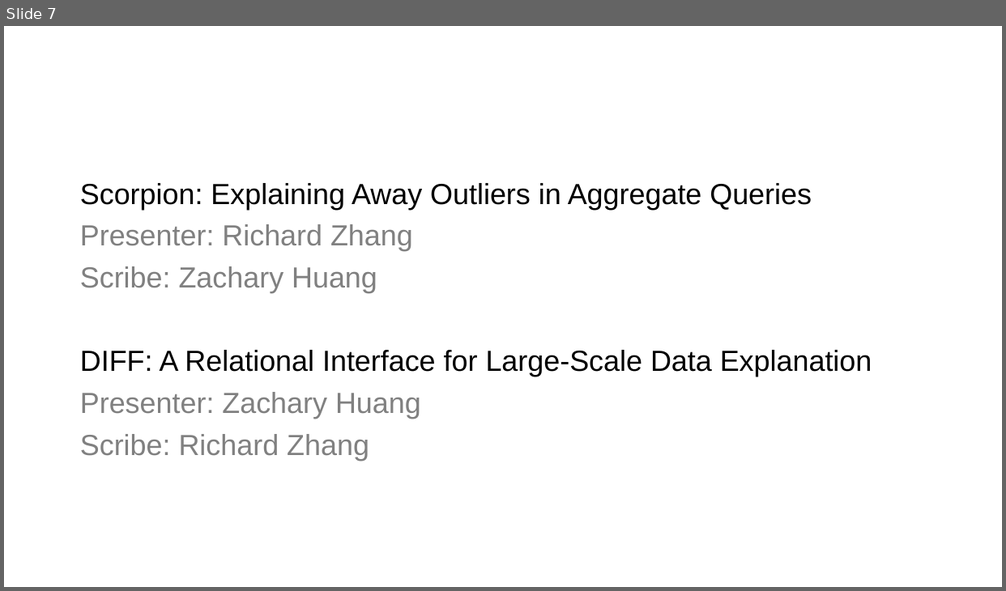
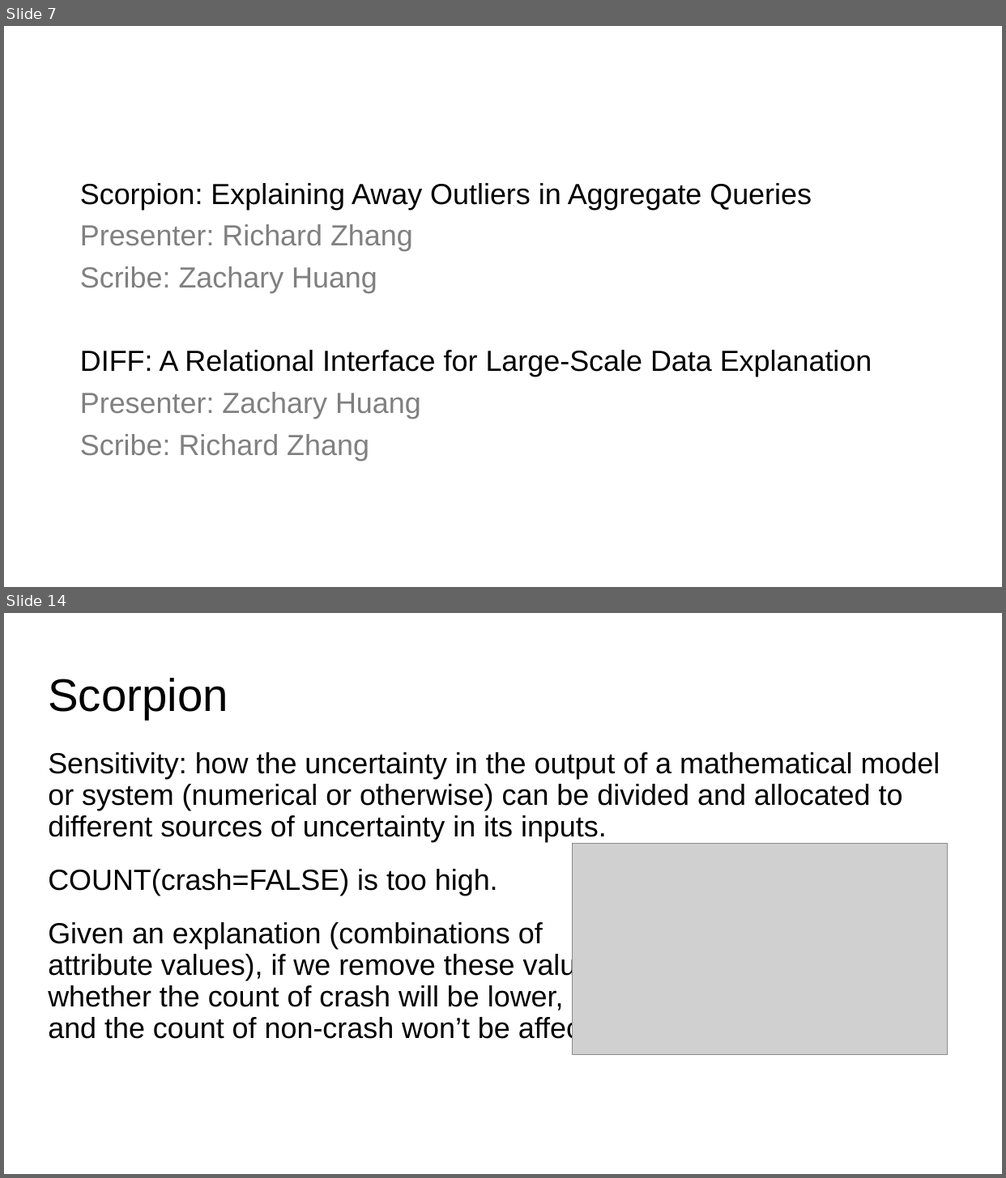
Before and after one commit to columbiaviz/columbiaviz.github.io, a slide deck: 2020s_w6998/lecs/14_explanation.pptx. Shown one above the other, each under a label of ours: slide 7 before the commit, slides 7 and 14 after it; the slides between them are not shown. The pictures are 1006x591 and 1006x1178 pixels, drawn with LibreOffice and Linux fonts; fonts in the diff are those of the drawing; grey boxes stand for pictures. Boxes give left, top, right and bottom in pixels: in the first picture for what was removed or moved away, otherwise in the second. Text is boxed around its words. In the diff, an @@ line names an element or a change of style, - is before the commit and + after.

```diff
--- a/2020s_w6998/lecs/14_explanation.pptx
+++ b/2020s_w6998/lecs/14_explanation.pptx
@@ slide 14 added at (x1=4, y1=613, x2=1002, y2=1174), background #FFFFFF @@
@@ title added at (x1=48, y1=678, x2=228, y2=719), 44 pt, text #000000 @@
+Scorpion
@@ text added at (x1=48, y1=752, x2=940, y2=1044), 28 pt, text #000000 @@
+Sensitivity: how the uncertainty in the output of a mathematical model or system (numerical or otherwise) can be divided and allocated to different sources of uncertainty in its inputs.
+COUNT(crash=FALSE) is too high.
+Given an explanation (combinations of
+attribute values), if we remove these values,
+whether the count of crash will be lower,
+and the count of non-crash won’t be affected?
@@ picture added at (x1=572, y1=844, x2=948, y2=1055) @@
```
Also in this commit, not shown: 38 other slides added, 1 other file.
